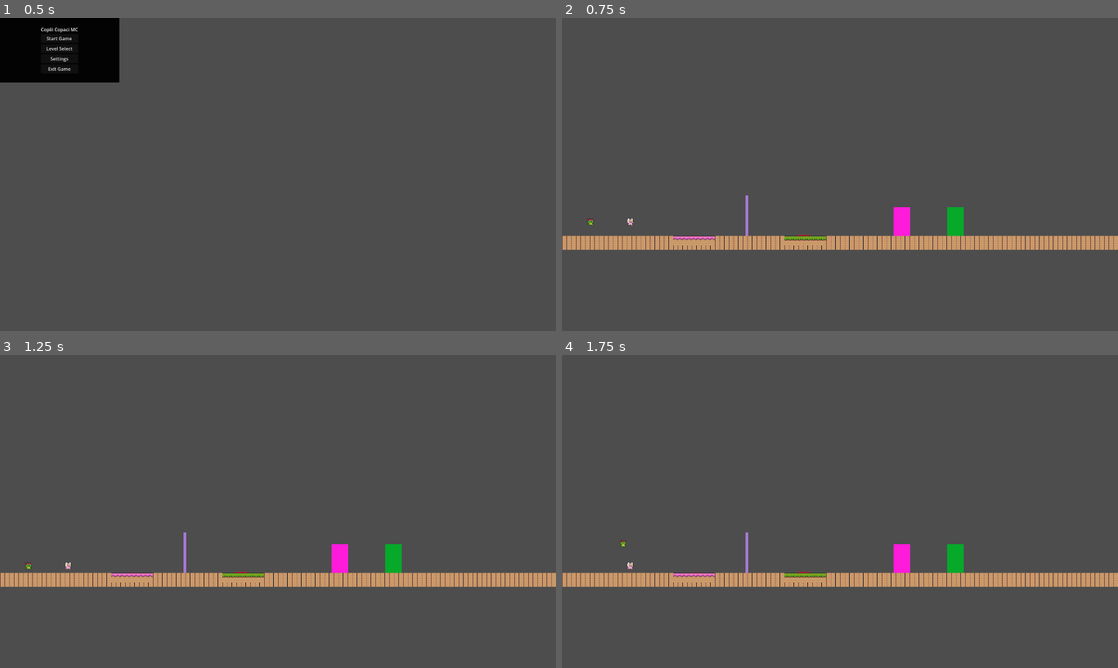
Above: before the commit, frames 1-4 (two rows, left to right).
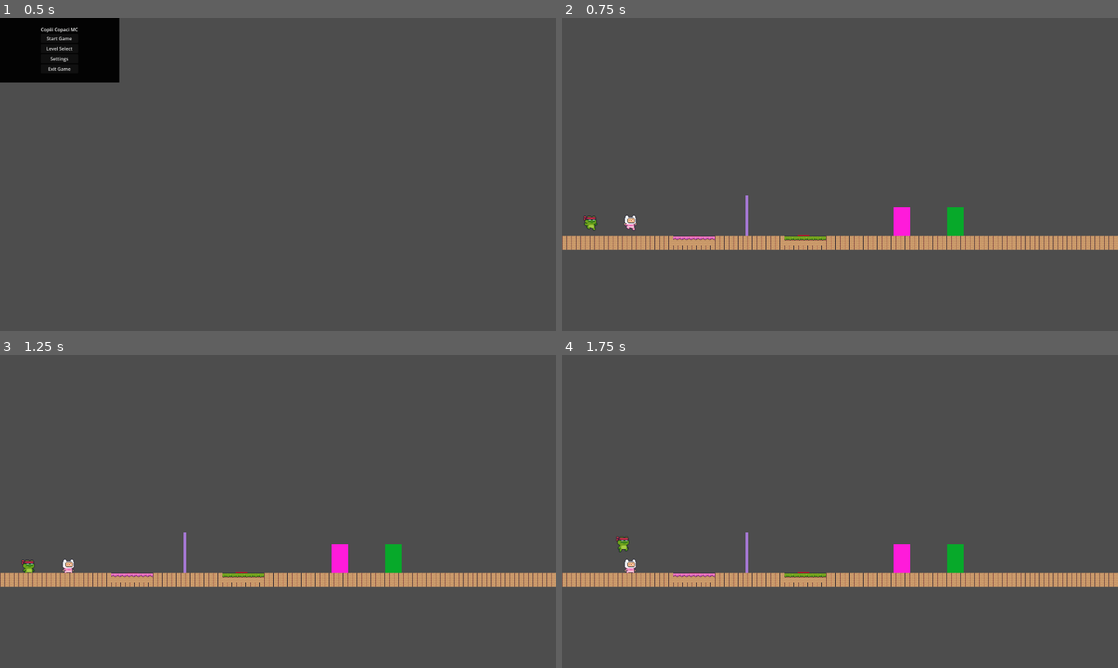
Above: after the commit, the same moments.

Repository: DarknessChosen/ISW_Joc_2D
Game: Godot game, scene res://scenes/ui/MainMenu.tscn
Two runs of this game, one before a commit and one after it. Both use one fixed random seed, a clock stepped at 60 frames per second and the inputs below.
Inputs:
- Up to frame 1 (0.5 s): no input
- Up to frame 2 (0.75 s): click "Start Game" at 0.5 s
- Up to frame 3 (1.25 s): no input
- Up to frame 4 (1.75 s): hold D (p1_right) from 1.28 s (still down); tap Down (p2_down) at 1.35 s; tap W (p1_jump) at 1.52 s

Frame 1 is identical in both runs. In frame 2, 0.2% of the frame differs, in the area x 3-14%, y 62-68%; in frame 3, 0.2%; in frame 4, 0.2%, in the area x 9-14%, y 58-70%.

Commit message:
Modify players scale

Diff:
--- a/scenes/players/Player.tscn
+++ b/scenes/players/Player.tscn
@@ -417,9 +417,11 @@
 shape = SubResource("RectangleShape2D_vodpx")
 
 [node name="SpriteFire" type="AnimatedSprite2D" parent="." unique_id=2042726868]
+scale = Vector2(2, 2)
 sprite_frames = SubResource("SpriteFrames_nppcc")
 animation = &"fall"
 
 [node name="SpriteWater" type="AnimatedSprite2D" parent="." unique_id=285756938]
+scale = Vector2(2, 2)
 sprite_frames = SubResource("SpriteFrames_oho8d")
 animation = &"fall"
